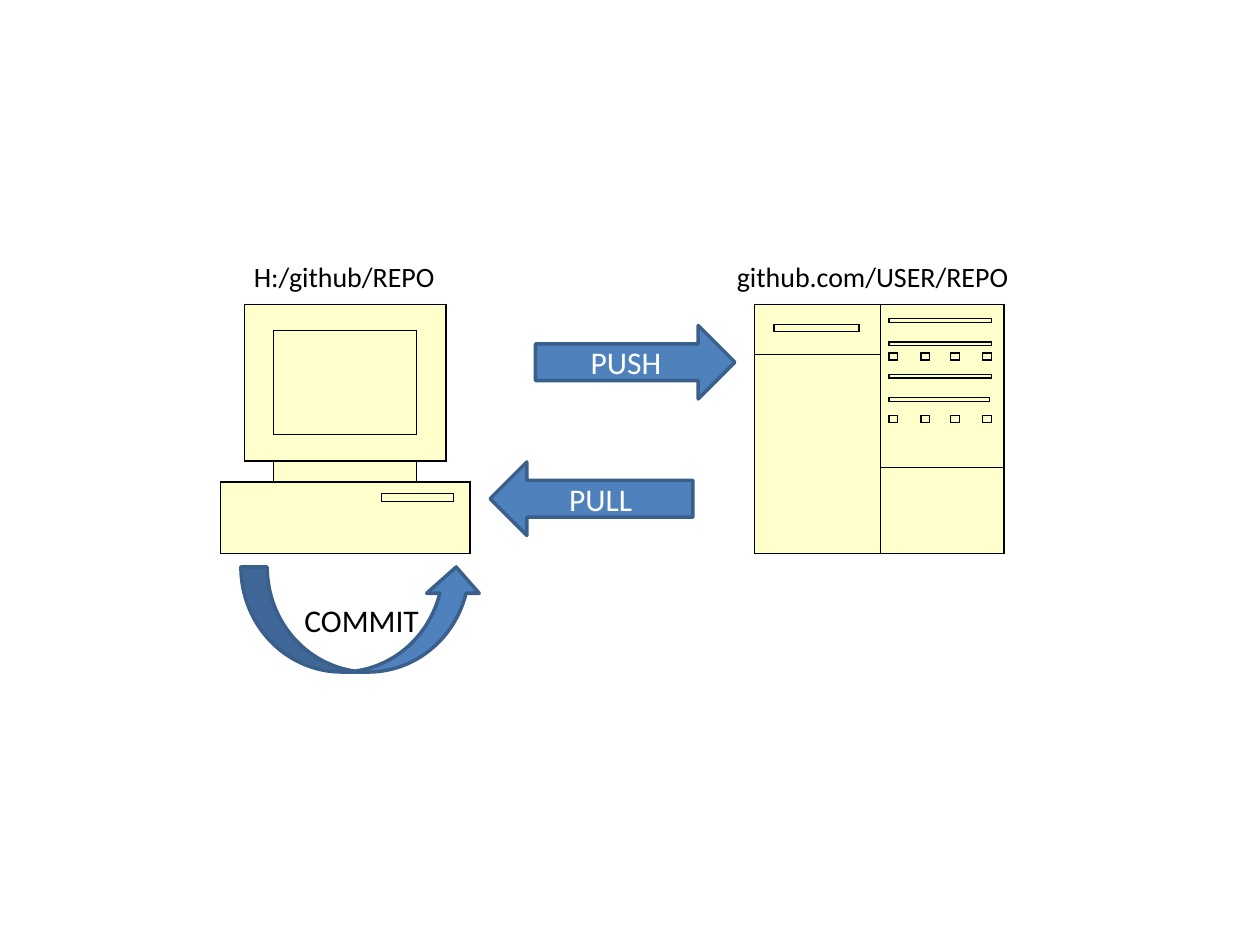
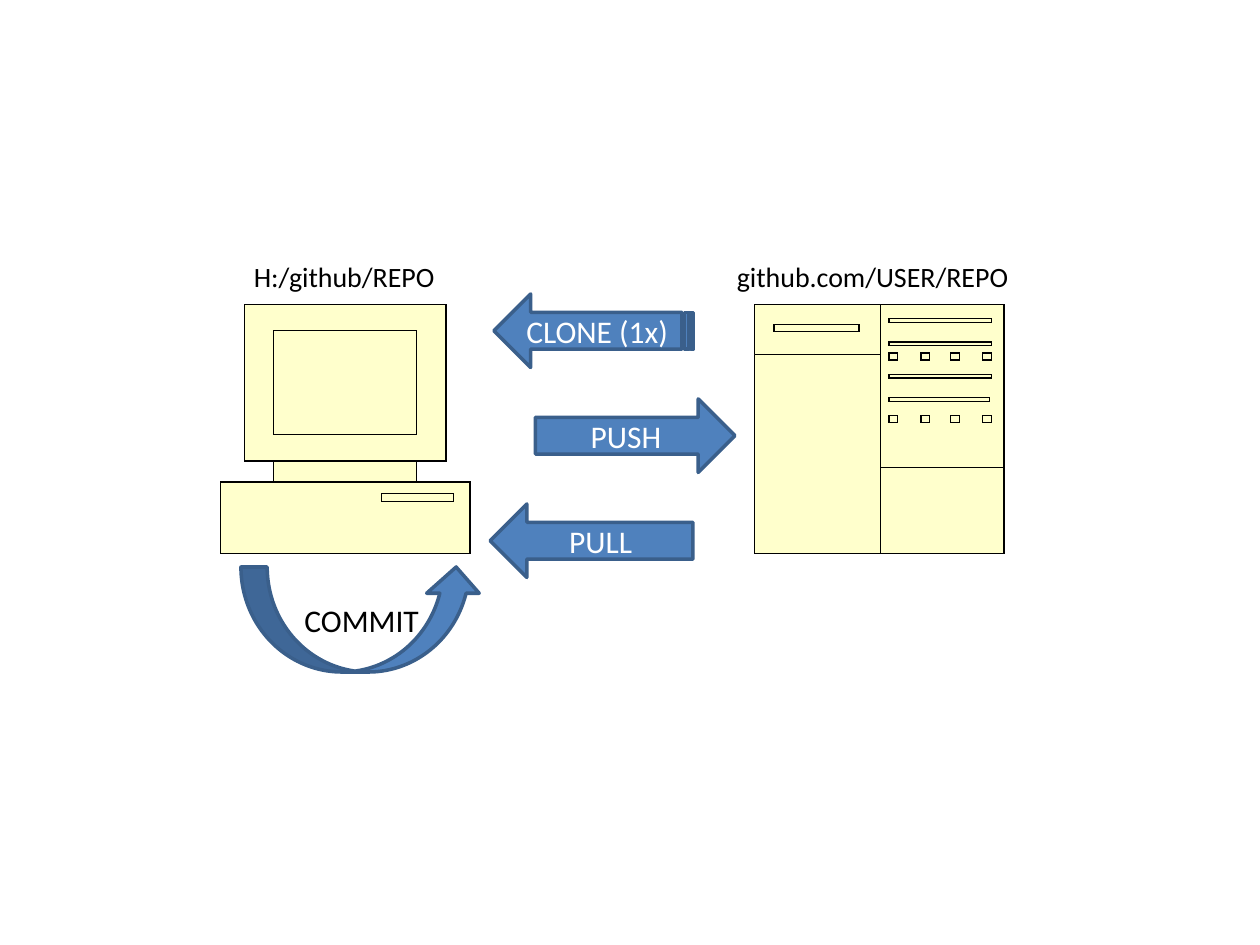
Before and after one commit to lwedding/esm296-4f, a slide deck: slide 1 of wk1/img/github_flow.pptx. Drawn at 1260x945 pixels with LibreOffice and Linux fonts; fonts in the diff are those of the drawing. Boxes give left, top, right and bottom in pixels: in the first picture for what was removed or moved away, otherwise in the second. Text is boxed around its words. In the diff, an @@ line names an element or a change of style, - is before the commit and + after.

```diff
--- a/wk1/img/github_flow.pptx
+++ b/wk1/img/github_flow.pptx
@@ striped right arrow added at [494, 294, 693, 367], fill #4F81BD, outline #3A5F8C 2 pt, 18 pt, text #FFFFFF @@
+CLONE (1x)
@@ right arrow "PUSH": place and size @@
-right arrow "PUSH" at [536, 325, 735, 398]
+right arrow "PUSH" at [536, 399, 735, 472]
@@ left arrow "PULL": place and size @@
-left arrow "PULL" at [490, 462, 693, 536]
+left arrow "PULL" at [490, 504, 693, 577]
```
Also in this commit, not shown: 8 other files.
